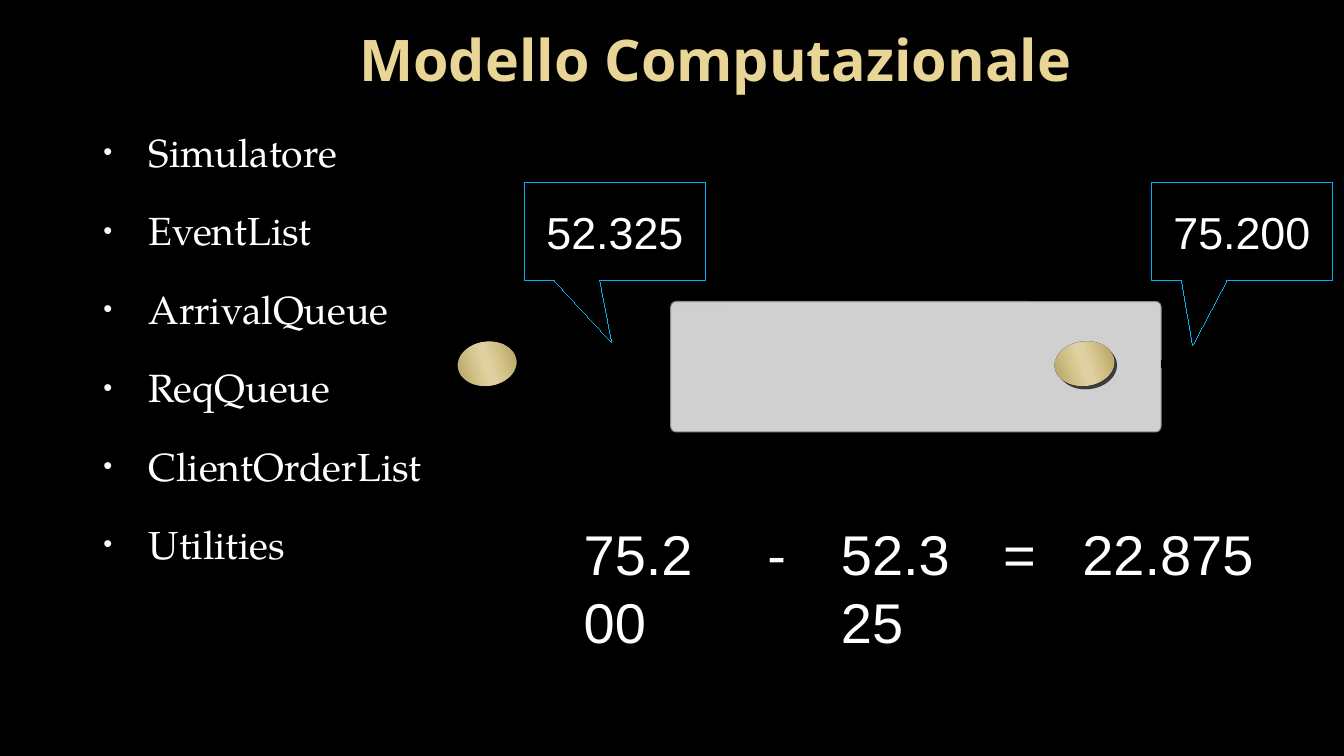
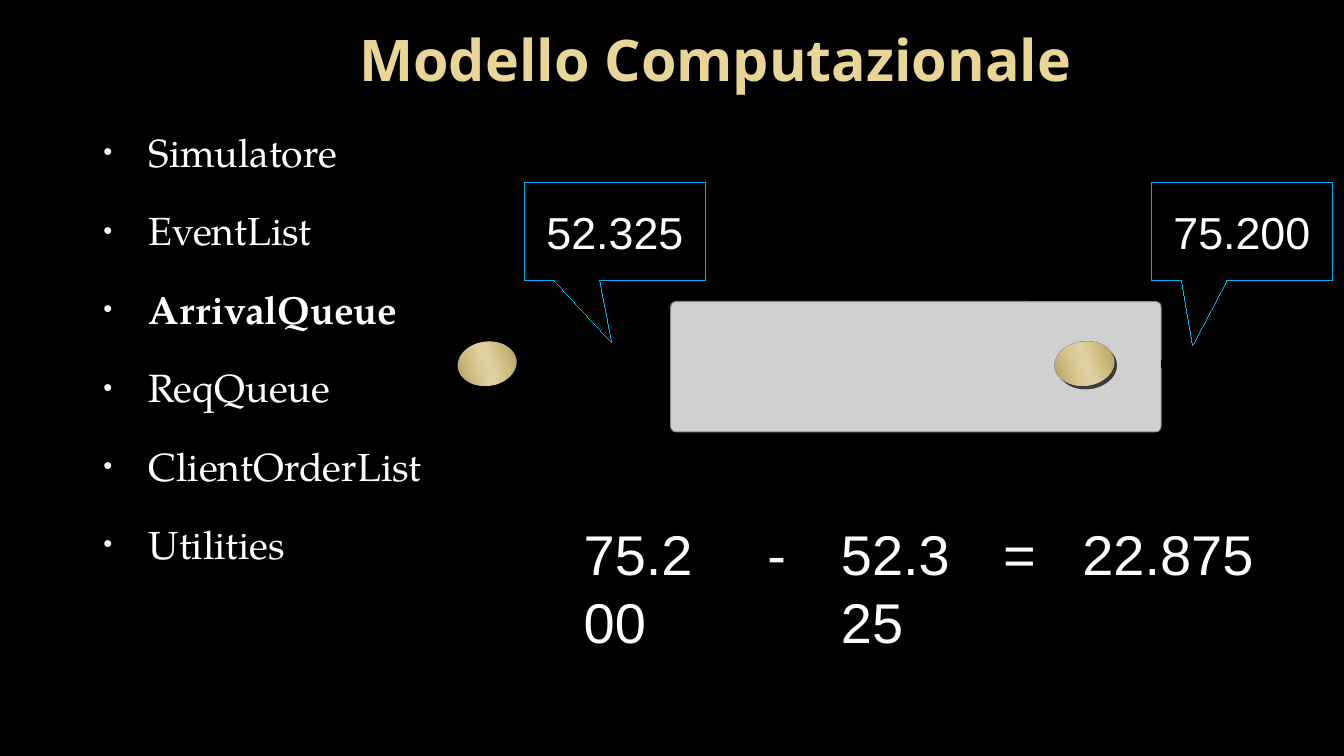
Before and after one commit to alexiey91/Progetto-MPSR, a slide deck: slide 13 of Presentazione/Presentazione - FINALE.pptx. Drawn at 1344x756 pixels with LibreOffice and Linux fonts; fonts in the diff are those of the drawing; grey boxes stand for pictures; background and template pictures are left out. Boxes give left, top, right and bottom in pixels: in the first picture for what was removed or moved away, otherwise in the second. Text is boxed around its words. In the diff, an @@ line names an element or a change of style, - is before the commit and + after.

```diff
--- a/Presentazione/Presentazione - FINALE.pptx
+++ b/Presentazione/Presentazione - FINALE.pptx
@@ text at bbox=[149, 295, 398, 331]: bold on in "ArrivalQueue" @@
```
Also in this commit, not shown: 8 other slides changed.
